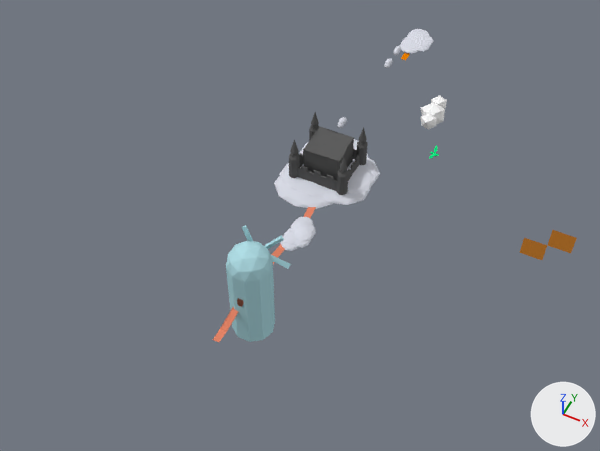
What one commit did to the Blender file level5sky.blend.
Before and after are seen from a 50 mm camera at (72.7, -184.1, 174.5) aimed at (0.4, -39.7, -6.1). Every picture has the same lights, and +X, +Y and +Z are marked at lower right.
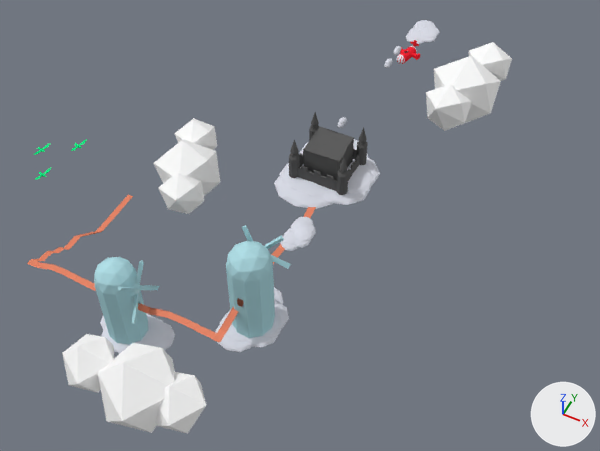
Boxes [x1, y1, x2, y2] around the edits, measured in the pictures (600 x 451 px):
'cloud.001', added: after [62, 334, 206, 434]
'cloud.006', moved, turned, rescaled: before [421, 95, 447, 129]; after [426, 42, 512, 131]
'cloud.000', added: after [154, 118, 220, 214]
'Icosphere.011', added: after [94, 257, 148, 345]
'Icosphere.008', added: after [215, 287, 289, 352]
'Icosphere.009', added: after [100, 313, 175, 354]
'Plane.005', reshaped (163% wider): before [213, 243, 285, 342]; after [94, 243, 285, 342]
'Plane.000', added (orange): after [28, 195, 133, 290]
'Icosphere.005', moved: before [399, 29, 434, 53]; after [406, 20, 439, 44]
'Plane.004', deleted: before [520, 230, 577, 260]
'Icosphere.010', added: after [118, 260, 160, 324]
'Sphere.008', added: after [397, 40, 420, 64]
'Sphere.001', moved, turned: before [429, 145, 439, 158]; after [33, 143, 50, 155]
'Sphere.003', added: after [35, 168, 51, 180]
'Sphere.002', added: after [71, 139, 87, 151]
'Plane', deleted: before [401, 53, 410, 60]
part 1 of me_plane_005, added (orange): after [94, 289, 223, 342]

The change, as a diff of the scene's bpy script:
```diff
--- a/level5sky.blend.py
+++ b/level5sky.blend.py
@@ mat_material_004 @@
 mat_material_004 = diffuse_material('Material.004')
-mat_material_004.base_color = (0.8, 0.29, 0.0409)  # orange #e79339
+mat_material_004.base_color = (0.114, 0.114, 0.114)  # dark grey #5f5f5f
@@ me_plane_005 @@
 # used by ob_plane_005; location = (2.7, -66.4, 4.6); scale = (1.0, -7.75, 1.0)
-me_plane_005.from_pydata(...)  # 179 vertices, 136 faces; spans x -2.38..3.95, y -0.92..2.86, z -4.88..4.24
+me_plane_005.from_pydata(...)  # 358 vertices, 272 faces; spans x -44.29..3.95, y -0.92..2.86, z -14.02..4.24
+# me_plane_005 part 1: a new loose piece of 179 vertices spanning x -44.29..-0.27, y 2.02..2.84, z -14.02..-4.9, in mat_material_002 (orange #e78769)
 me_plane_005.materials.append(mat_material_002)
@@ ob_icosphere_005 @@
 ob_icosphere_005 = bpy.data.objects.new('Icosphere.005', me_icosphere_010)
-ob_icosphere_005.location = (1.1, 55.7, -3.2)
+ob_icosphere_005.location = (1.1, 61.9, -3.2)
 ob_icosphere_005.scale = (3.79, 3.64, 0.809)
@@ ob_plane_004 @@
-ob_plane_004 = bpy.data.objects.new('Plane.004', me_plane_004)
@@ ob_plane @@
-ob_plane = bpy.data.objects.new('Plane', me_plane)
@@ ob_cloud_006 @@
 ob_cloud_006 = bpy.data.objects.new('cloud.006', me_icosphere_000)
-ob_cloud_006.location = (23.2, -0.7, 12.5)
-ob_cloud_006.rotation_euler = (0.0, 0.0, -1.571)  # degrees (0, 0, -90)
-ob_cloud_006.scale = (2.4, 2.4, 2.4)
+ob_cloud_006.location = (28.0, -0.7, 19.8)
+ob_cloud_006.rotation_euler = (0.0, 0.0, -1.789)  # degrees (0, 0, -103)
+ob_cloud_006.scale = (6.55, 6.55, 6.55)
@@ ob_sphere_001 @@
 ob_sphere_001 = bpy.data.objects.new('Sphere.001', me_sphere_002)
-ob_sphere_001.location = (25.8, 2.8, -3.0)
-ob_sphere_001.rotation_euler = (0.0, 0.0, -3.142)  # degrees (0, 0, -180)
+ob_sphere_001.location = (-84.0, -50.3, -2.6)
+ob_sphere_001.rotation_euler = (0.0, 0.0, -0.196)  # degrees (0, 0, -11)
 ob_sphere_001.scale = (0.793, 0.596, 0.478)
@@ ob_sphere_008 @@
+ob_sphere_008 = bpy.data.objects.new('Sphere.008', me_sphere_007)  # 2085 vertices, 1898 faces; spans x -4.81..1.0, y -1.99..2.47, z -1.0..2.21; in mat_material_005 (red #fb2837), mat_material_006 (white #eff2fc), mat_material_004 (dark grey #5f5f5f)
+ob_sphere_008.location = (-2.0, 44.8, -4.2)
+ob_sphere_008.rotation_euler = (-0.0486, -0.0766, -1.761)  # degrees (-2.8, -4.4, -101)
+ob_sphere_008.scale = (1.79, 1.79, 1.77)
@@ ob_icosphere_008 @@
+ob_icosphere_008 = bpy.data.objects.new('Icosphere.008', me_icosphere_006.copy())  # the mesh of ob_icosphere_004
+ob_icosphere_008.location = (6.2, -73.5, -7.7)
+ob_icosphere_008.scale = (5.91, 5.68, 1.26)
@@ ob_icosphere_009 @@
+ob_icosphere_009 = bpy.data.objects.new('Icosphere.009', me_icosphere_006.copy())  # the mesh of ob_icosphere_004
+ob_icosphere_009.location = (-31.8, -85.4, -24.1)
+ob_icosphere_009.rotation_euler = (0.0, 0.0, -1.571)  # degrees (0, 0, -90)
+ob_icosphere_009.scale = (5.91, 5.68, 1.26)
@@ ob_icosphere_010 @@
+ob_icosphere_010 = bpy.data.objects.new('Icosphere.010', me_icosphere_001.copy())  # the mesh of ob_icosphere_001
+ob_icosphere_010.location = (-28.1, -82.8, -2.5)
+ob_icosphere_010.rotation_euler = (0.0, 0.0, -3.142)  # degrees (0, 0, -180)
+ob_icosphere_010.scale = (2.41, 2.41, 2.41)
@@ ob_icosphere_011 @@
+ob_icosphere_011 = bpy.data.objects.new('Icosphere.011', me_icosphere.copy())  # the mesh of ob_icosphere
+ob_icosphere_011.location = (-36.4, -104.3, 4.0)
+ob_icosphere_011.rotation_euler = (0.0, 0.0, -3.142)  # degrees (0, 0, -180)
+ob_icosphere_011.scale = (6.43, 6.43, 6.43)
@@ ob_plane_000 @@
+ob_plane_000 = bpy.data.objects.new('Plane.000', me_plane_000)  # 358 vertices, 272 faces; spans x -44.3..3.9, y -0.9..2.9, z -14.0..4.2; in mat_material_002 (orange #e78769)
+ob_plane_000.location = (-48.5, -80.1, -13.6)
+ob_plane_000.rotation_euler = (0.0, 0.0, -1.571)  # degrees (0, 0, -90)
+ob_plane_000.scale = (1.0, -7.75, 1.0)
@@ ob_sphere_002 @@
+ob_sphere_002 = bpy.data.objects.new('Sphere.002', me_sphere_002.copy())  # the mesh of ob_sphere_001
+ob_sphere_002.location = (-76.0, -42.7, -4.0)
+ob_sphere_002.rotation_euler = (0.0, 0.0, -0.196)  # degrees (0, 0, -11)
+ob_sphere_002.scale = (0.793, 0.596, 0.478)
@@ ob_sphere_003 @@
+ob_sphere_003 = bpy.data.objects.new('Sphere.003', me_sphere_002.copy())  # the mesh of ob_sphere_001
+ob_sphere_003.location = (-82.3, -54.3, -9.1)
+ob_sphere_003.rotation_euler = (0.0, 0.0, -0.196)  # degrees (0, 0, -11)
+ob_sphere_003.scale = (0.793, 0.596, 0.478)
@@ ob_cloud_000 @@
+ob_cloud_000 = bpy.data.objects.new('cloud.000', me_icosphere_000.copy())  # the mesh of ob_cloud_006
+ob_cloud_000.location = (-37.0, -44.0, -5.5)
+ob_cloud_000.rotation_euler = (0.0, 0.0, -1.22)  # degrees (0, 0, -70)
+ob_cloud_000.scale = (6.55, 6.55, 6.55)
@@ ob_cloud_001 @@
+ob_cloud_001 = bpy.data.objects.new('cloud.001', me_icosphere_000.copy())  # the mesh of ob_cloud_006
+ob_cloud_001.location = (9.1, -114.4, 16.2)
+ob_cloud_001.rotation_euler = (0.0, 0.0, 0.0819)  # degrees (0, 0, 4.7)
+ob_cloud_001.scale = (6.55, 6.55, 6.55)
```
